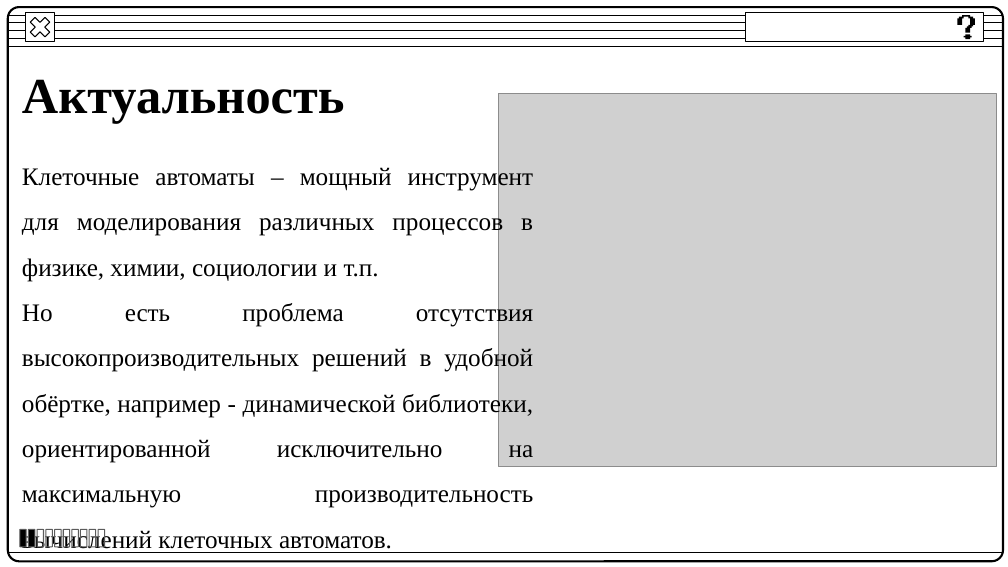
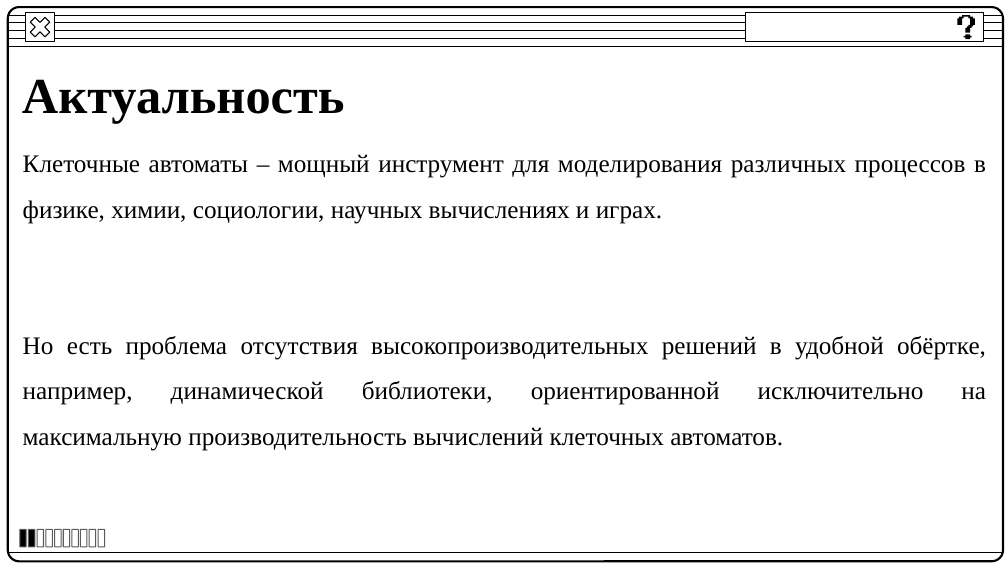
Before and after one commit to BakaKrt/DiplomAPI, a slide deck: slide 2 of ВКР/ВКР.pptx. Drawn at 1008x567 pixels with LibreOffice and Linux fonts; fonts in the diff are those of the drawing; grey boxes stand for pictures. Boxes give left, top, right and bottom in pixels: in the first picture for what was removed or moved away, otherwise in the second. Text is boxed around its words. In the diff, an @@ line names an element or a change of style, - is before the commit and + after.

```diff
--- a/ВКР/ВКР.pptx
+++ b/ВКР/ВКР.pptx
@@ picture removed at (498,94,996,467) @@
@@ text at (23,154,986,451): text changed @@
-Клеточные автоматы – мощный инструмент для моделирования различных процессов в физике, химии, социологии и т.п.
-Но есть проблема отсутствия высокопроизводительных решений в удобной обёртке, например - динамической библиотеки, ориентированной исключительно на максимальную производительность вычислений клеточных автоматов.
+Клеточные автоматы – мощный инструмент для моделирования различных процессов в физике, химии, социологии, научных вычислениях и играх.
+Но есть проблема отсутствия высокопроизводительных решений в удобной обёртке, например, динамической библиотеки, ориентированной исключительно на максимальную производительность вычислений клеточных автоматов.
```
Also in this commit, not shown: 1 other slide changed, 1 slide added, 1 slide removed, 1 other file.
